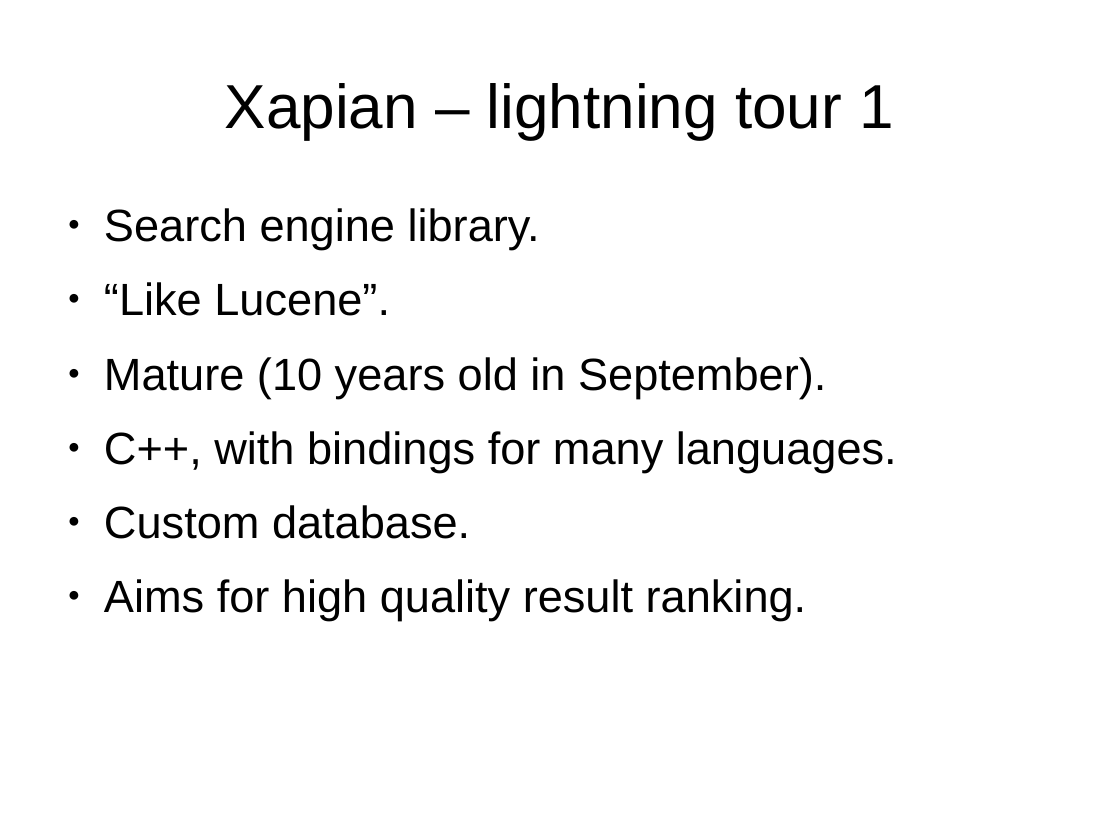
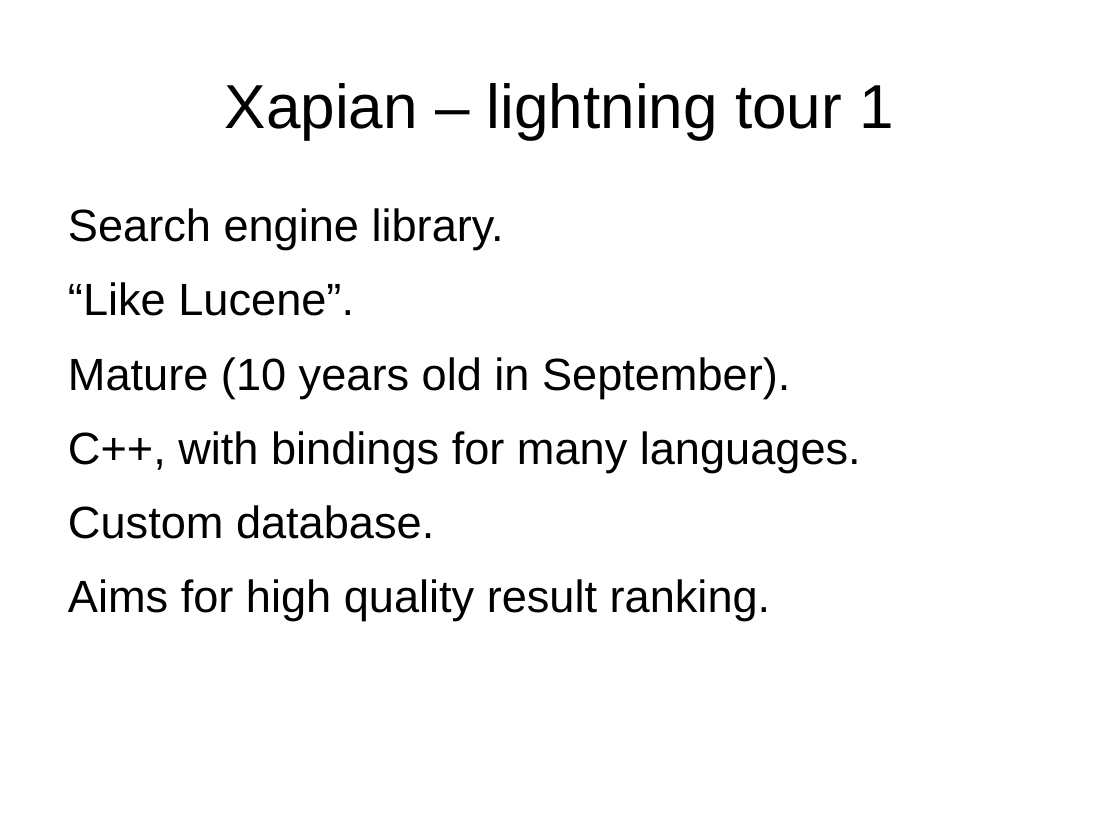
Before and after one commit to flaxsearch/flaxcode, a slide deck: slide 2 of flax_search_service/docs/presentations/europython2009.odp. Drawn at 1120x840 pixels with LibreOffice and Linux fonts; fonts in the diff are those of the drawing. Boxes give left, top, right and bottom in pixels: in the first picture for what was removed or moved away, otherwise in the second. Text is boxed around its words. In the diff, an @@ line names an element or a change of style, - is before the commit and + after.

```diff
--- a/flax_search_service/docs/presentations/europython2009.odp
+++ b/flax_search_service/docs/presentations/europython2009.odp
@@ text "Search engine library." at bbox=[68, 208, 861, 621]: bullet ● to none @@
```
Also in this commit, not shown: 18 other slides changed, 2 slides added.
